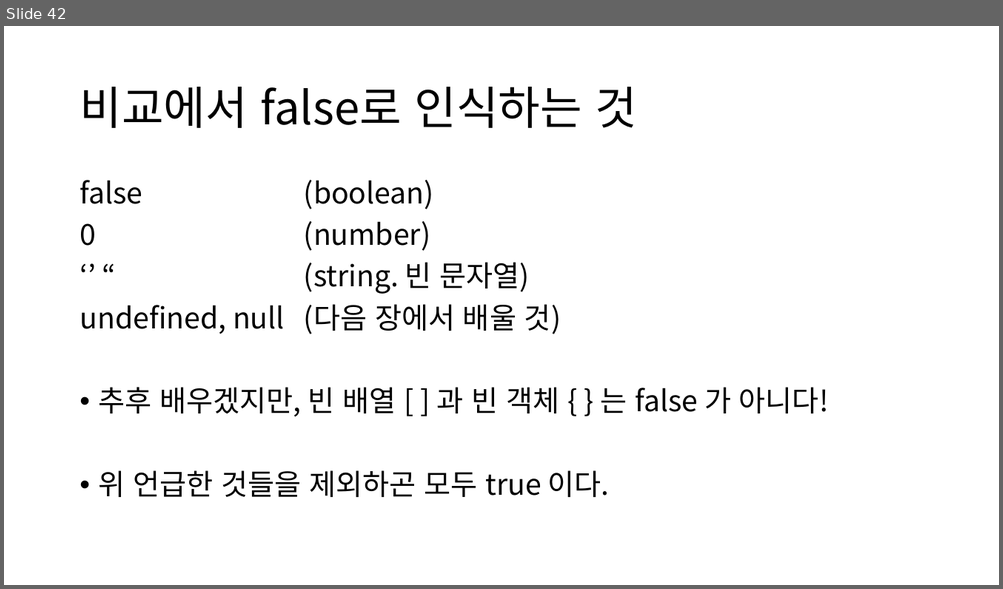
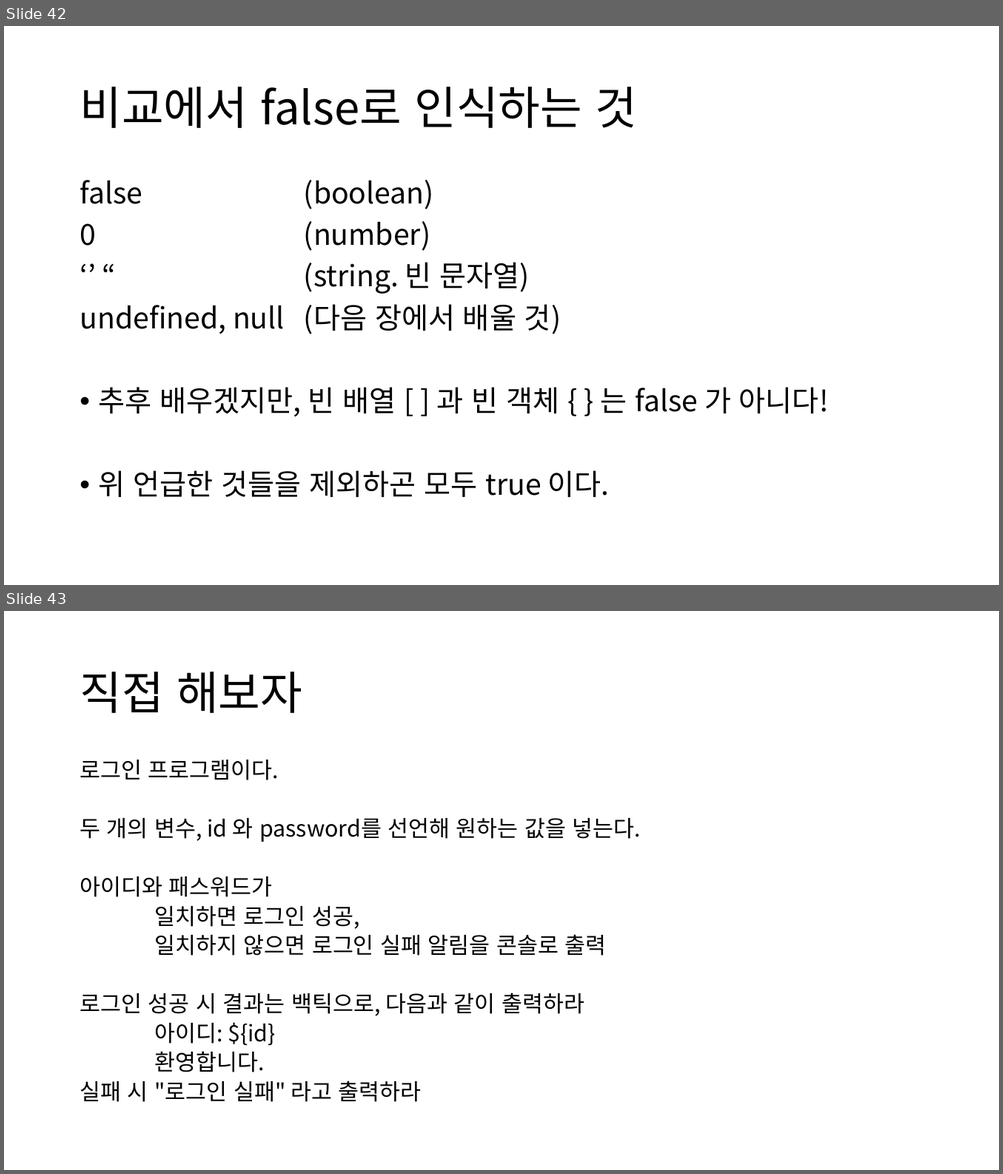
Before and after one commit to GNUCSAssistants/2021webprogramming, a slide deck: 수업/5. JavaScript (1)/PPT/5. JavaScript (1).pptx. Shown one above the other, each under a label of ours: slide 42 before the commit, slides 42 and 43 after it. The pictures are 1003x589 and 1003x1174 pixels, drawn with LibreOffice and Linux fonts; fonts in the diff are those of the drawing. Boxes give left, top, right and bottom in pixels: in the first picture for what was removed or moved away, otherwise in the second. Text is boxed around its words. In the diff, an @@ line names an element or a change of style, - is before the commit and + after.

```diff
--- a/수업/5. JavaScript (1)/PPT/5. JavaScript (1).pptx
+++ b/수업/5. JavaScript (1)/PPT/5. JavaScript (1).pptx
@@ slide 43 added at (4, 611, 999, 1170), background #FFFFFF @@
@@ title added at (79, 672, 302, 713), 44 pt, text #000000 @@
+직접 해보자
@@ text added at (79, 760, 640, 1102), 21.7 pt, text #000000 @@
+로그인 프로그램이다.
+두 개의 변수, id 와 password를 선언해 원하는 값을 넣는다.
+아이디와 패스워드가
+일치하면 로그인 성공,
+일치하지 않으면 로그인 실패 알림을 콘솔로 출력
+로그인 성공 시 결과는 백틱으로, 다음과 같이 출력하라
+아이디: ${id}
+환영합니다.
+실패 시 "로그인 실패" 라고 출력하라
```
Also in this commit, not shown: 5 other files.
